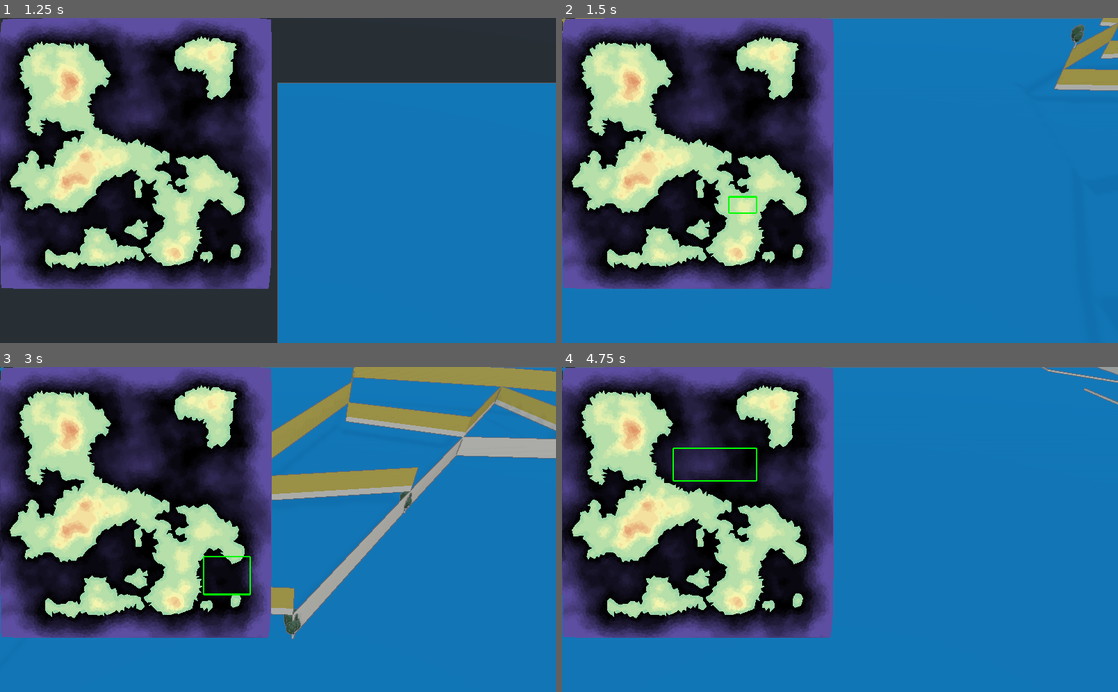
Above: before the commit, frames 1-4 (two rows, left to right).
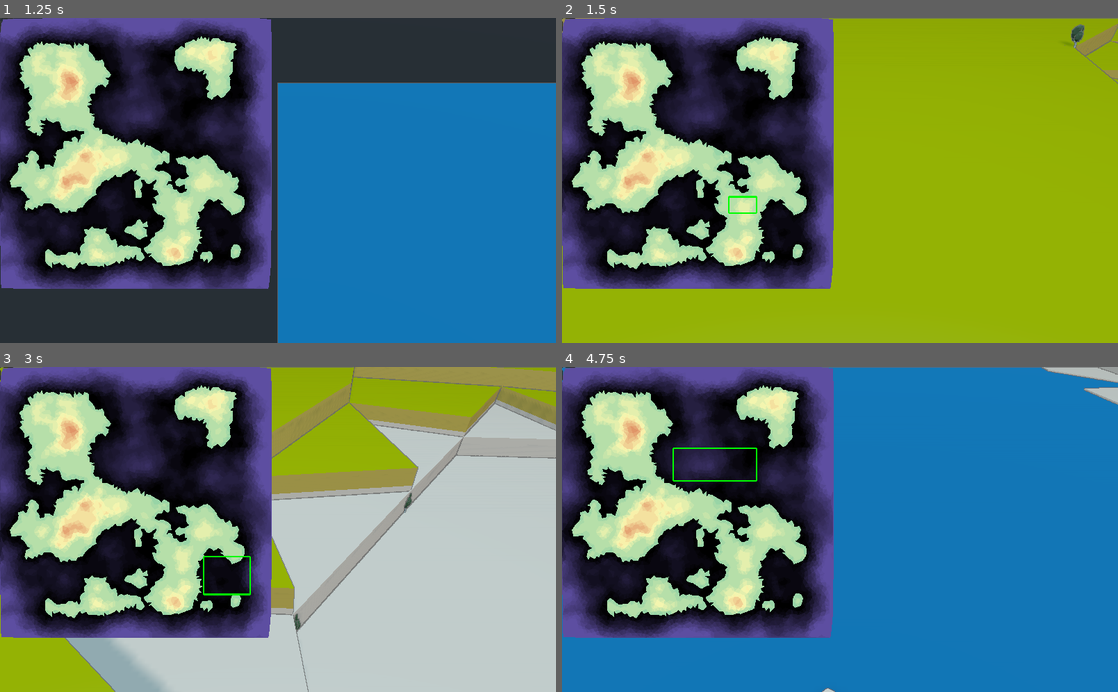
Above: after the commit, the same moments.

Repository: eriwyn/societer
Game: Godot game, scene res://world/game.tscn
Two runs of this game, one before a commit and one after it. Both use one fixed random seed, a clock stepped at 60 frames per second and the inputs below.
Inputs (mouse positions are in pixels of both pictures, inside the frame that each line leads up to):
- Up to frame 1 (1.25 s): tap Enter at 0.5 s; move the mouse to (400, 164) at 0.52 s; press the mouse at (400, 164) at 0.53 s
- Up to frame 2 (1.5 s): release the mouse at (962, 164) at 1.25 s; tap Space at 1.25 s; drag from (728, 196) to (812, 245) at 1.27 s
- Up to frame 3 (3 s): tap Enter at 2 s; move the mouse to (333, 458) at 2.02 s; press the mouse at (333, 458) at 2.03 s; release the mouse at (333, 458) at 2.75 s; tap Space at 2.75 s; drag from (250, 594) to (111, 480) at 2.77 s
- Up to frame 4 (4.75 s): move the mouse to (1006, 578) at 3.52 s; press the mouse at (1006, 578) at 3.53 s; release the mouse at (1006, 578) at 4.25 s; tap Enter at 4.25 s; drag from (673, 480) to (756, 448) at 4.27 s

Frame 1 is identical in both runs. In frame 2, 59% of the frame differs, in the area x 0-100%, y 0-100%; in frame 3, 50%; in frame 4, 0.5%.

Commit message:
Problème normales

Diff:
--- a/utils/terrain/Terrain.gd
+++ b/utils/terrain/Terrain.gd
@@ -63,6 +63,7 @@
 		var list_points = []
 		for edge in edges():
 			list_points.append(Point.new(_terrain._triangles[edge._idx], _terrain))
+		list_points.invert()
 		return list_points
 
 	func triangles_adjacent():
